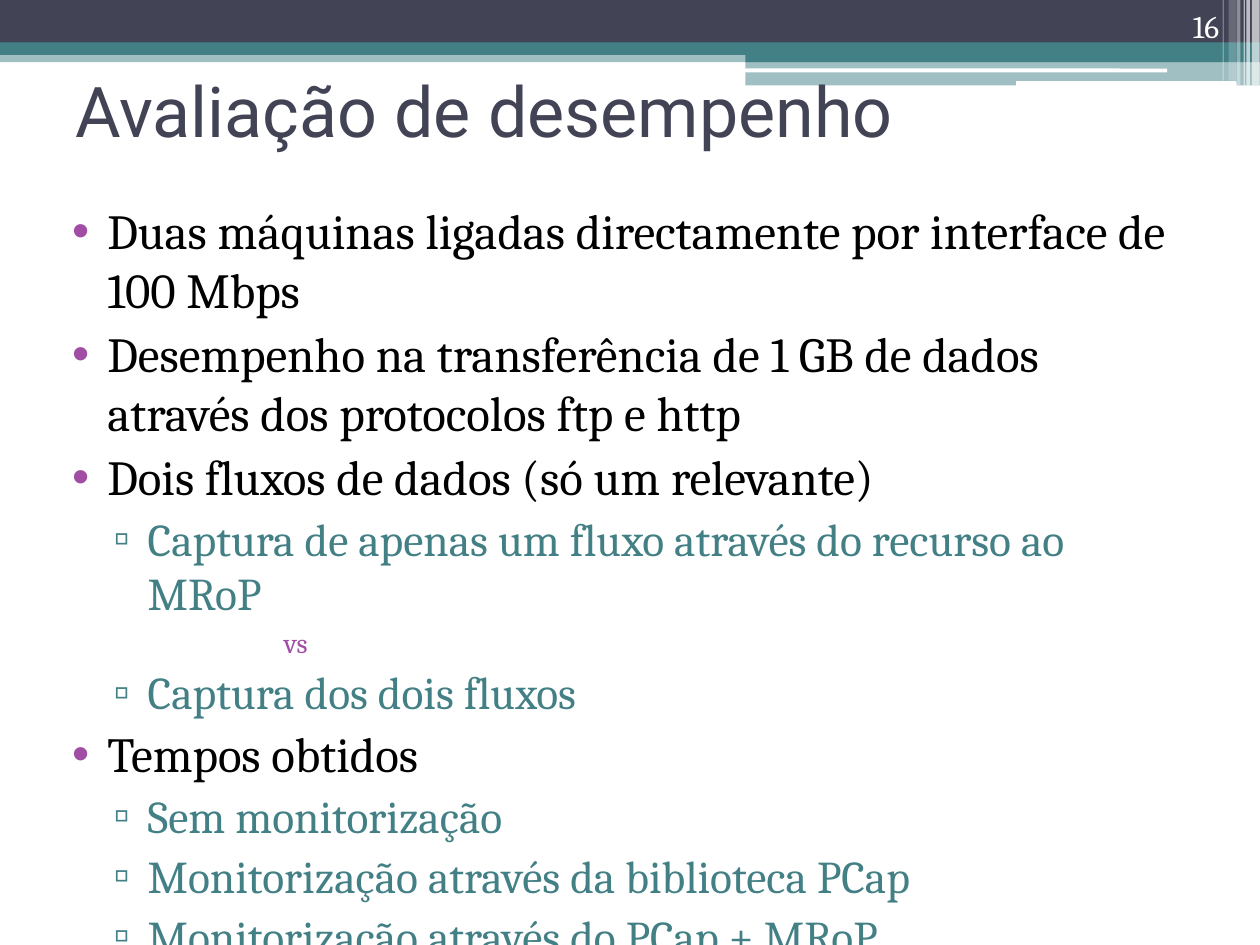
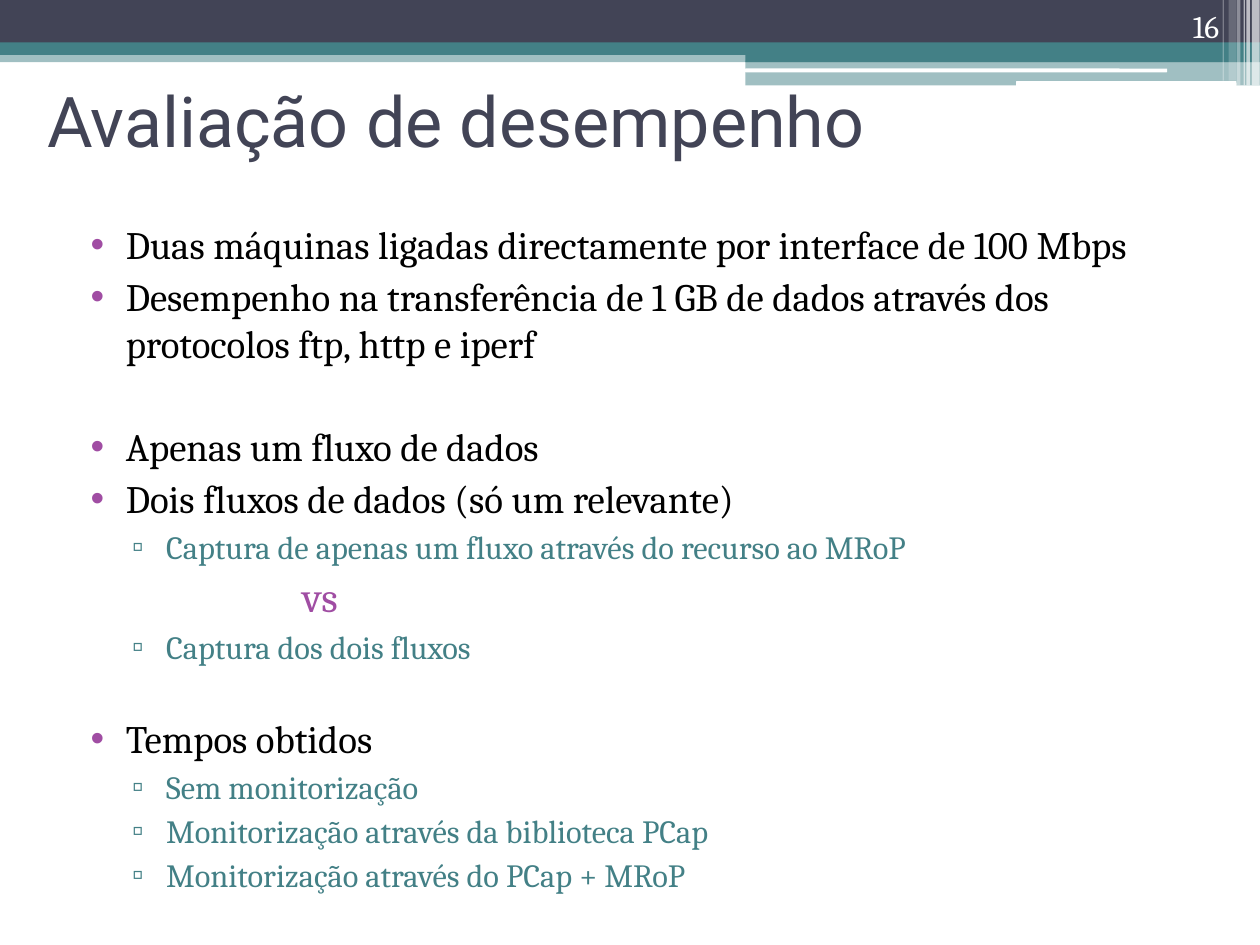
Before and after one commit to nunogmartins/cap_dissertation, a slide deck: slide 16 of doc/apresentacao_dissertacao.pptx. Drawn at 1260x945 pixels with LibreOffice and Linux fonts; fonts in the diff are those of the drawing. Boxes give left, top, right and bottom in pixels: in the first picture for what was removed or moved away, otherwise in the second. Text is boxed around its words. In the diff, an @@ line names an element or a change of style, - is before the commit and + after.

Commit message:
slide dos testes

```diff
--- a/doc/apresentacao_dissertacao.pptx
+++ b/doc/apresentacao_dissertacao.pptx
@@ title "Avaliação de desempenho": place and size @@
-title "Avaliação de desempenho" at box(75, 73, 892, 152)
+title "Avaliação de desempenho" at box(47, 83, 864, 162)
@@ text "Duas máquinas ligadas directamente por ...": place and size @@
-text "Duas máquinas ligadas directamente por ..." at box(107, 214, 1165, 903)
+text "Duas máquinas ligadas directamente por ..." at box(126, 231, 1127, 894)
@@ text at box(126, 231, 1127, 894): size 28 to 22.2 pt in "Duas máquinas ligadas directamente por interface de ...", "Dois fluxos de dados (só um relevante)", "Tempos obtidos"; size 26 to 18.5 pt in "Captura de apenas um fluxo através do ...", "Captura dos dois fluxos", "Sem monitorização", "Monitorização através da biblioteca PCap" and 1 more places; size 16 to 24.1 pt in "vs" @@
@@ text at box(126, 283, 1049, 469): text changed; size 28 to 22.2 pt @@
-• Desempenho na transferência de 1 GB de dados através dos protocolos ftp e http
+• Desempenho na transferência de 1 GB de dados através dos protocolos ftp, http e iperf
+• Apenas um fluxo de dados
```
